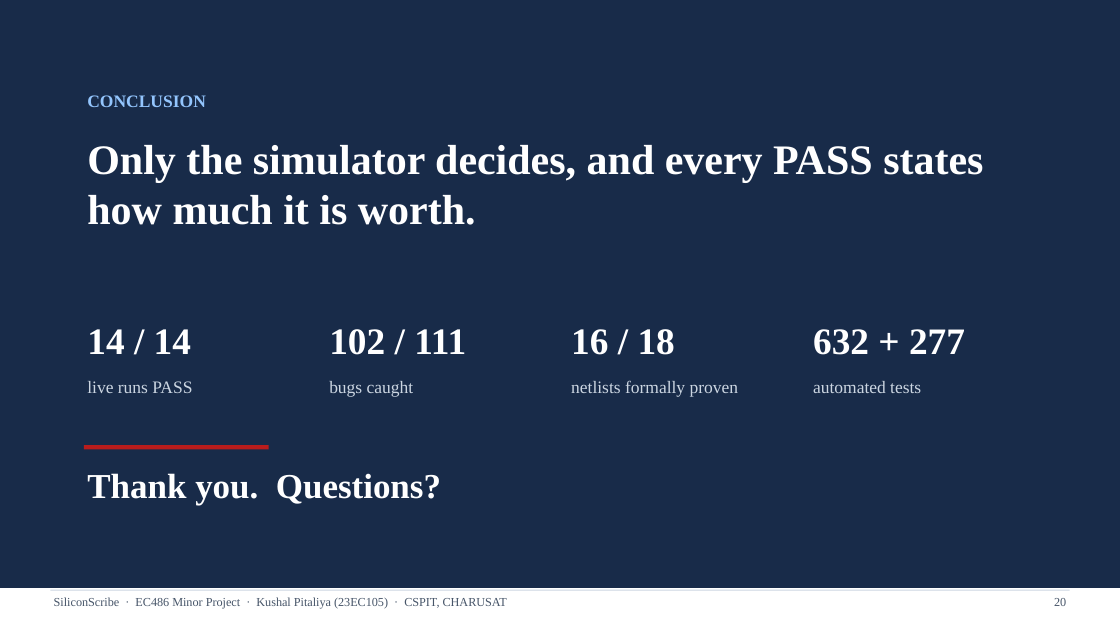
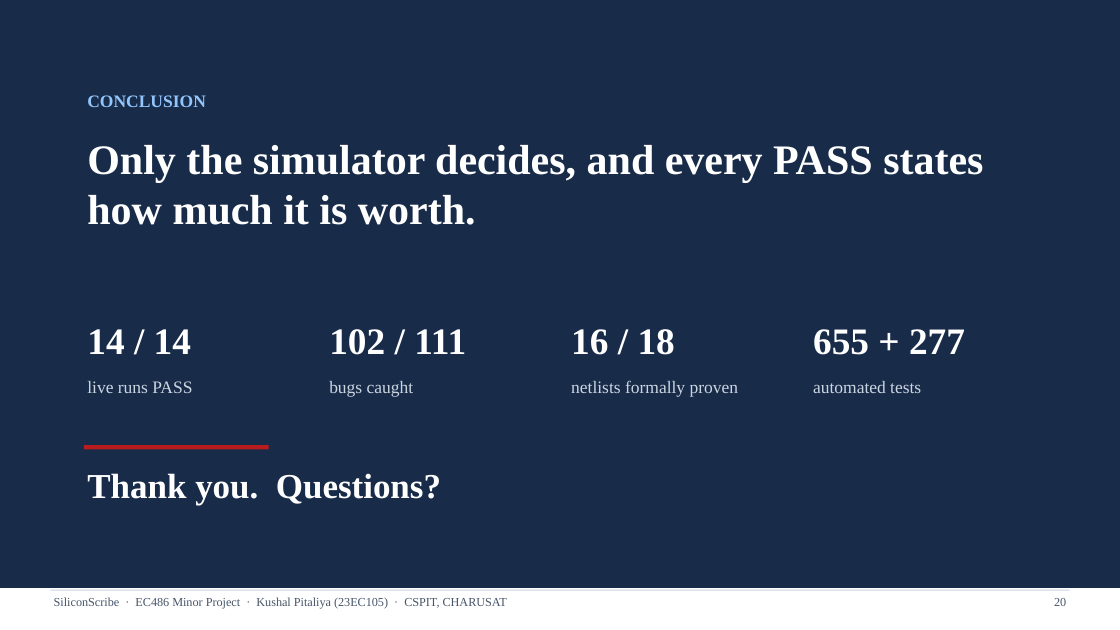
Before and after one commit to k-pitaliya/siliconscribe, a slide deck: slide 20 of docs/23EC105_Kushal_Pitaliya_SiliconScribe_Viva_Presentation.pptx. Drawn at 1120x630 pixels with LibreOffice and Linux fonts; fonts in the diff are those of the drawing. Boxes give left, top, right and bottom in pixels: in the first picture for what was removed or moved away, otherwise in the second. Text is boxed around its words. In the diff, an @@ line names an element or a change of style, - is before the commit and + after.

```diff
--- a/docs/23EC105_Kushal_Pitaliya_SiliconScribe_Viva_Presentation.pptx
+++ b/docs/23EC105_Kushal_Pitaliya_SiliconScribe_Viva_Presentation.pptx
@@ text at <box>813,329,965,355</box>: text changed @@
-632 + 277
+655 + 277
```
Also in this commit, not shown: 2 other slides changed, 16 other files.
